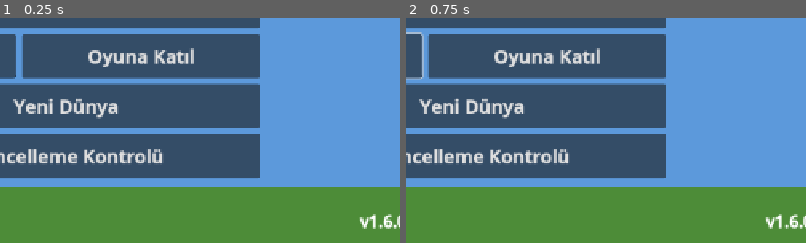
Above: before the commit, frames 1-2 (left to right).
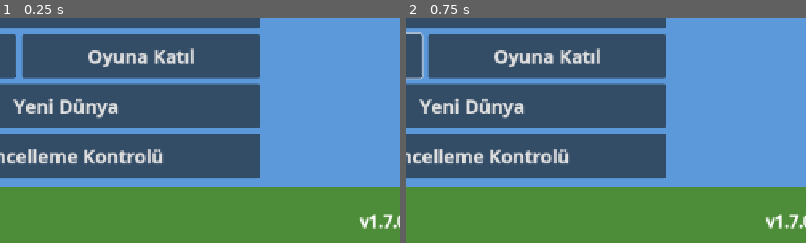
Above: after the commit, the same moments.

Repository: ozguryilmazz/CraftMine
Game: Godot game, scene res://scenes/main_menu.tscn
Two runs of this game, one before a commit and one after it. Both use one fixed random seed, a clock stepped at 60 frames per second and the inputs below.
Inputs (mouse positions are % of the whole screen's width and height, from its top left):
- Up to frame 1 (0.25 s): no input
- Up to frame 2 (0.75 s): click (35, 58) at 0.52 s; type "12" at 0.6 s
The pictures show only the part of the screen within x 42-92%, y 50-100%; the shares and areas given below are measured in that part.

The runs differ from the first frame. In frame 1, 0.1% of the frame differs, in the area x 95-98%, y 87-94%; in frame 2, 0.1%.

Commit message:
Pasif moblar: domuz, inek, koyun; sınıf bazlı doğma sınırı, oyuncuyla çarpışma (v1.7.0)
Co-Authored-By: Claude Fable 5.2 <noreply@anthropic.com>

Diff:
--- a/project.godot
+++ b/project.godot
@@ -7,7 +7,7 @@
 [application]
 
 config/name="CraftMine"
-config/version="1.6.0"
+config/version="1.7.0"
 run/main_scene="res://scenes/main_menu.tscn"
 config/features=PackedStringArray("4.5", "GL Compatibility")
 boot_splash/bg_color=Color(0.12, 0.16, 0.22, 1)
--- a/scripts/game.gd
+++ b/scripts/game.gd
@@ -15,7 +15,8 @@
 const FALL_DAMAGE := 2.0         # güvenli yüksekliğin üzerindeki her blok için can kaybı
 const ATTACK_REACH := 4.5        # mobla dövüş mesafesi (blok)
 const ATTACK_COOLDOWN := 0.45    # iki vuruş arası bekleme (sn)
-const MAX_MOBS := 10
+const MAX_PASSIVE := 12          # pasif moblar: sık ve dağınık doğar
+const PASSIVE_TYPES := ["chicken", "pig", "cow", "sheep"]
 const MOB_DESPAWN := 72.0        # oyuncudan bu kadar uzaklaşan mob silinir
 
 var world: World
@@ -406,6 +407,7 @@
 func spawn_mob(type: String, pos: Vector3) -> Mob:
 	var m := Mob.new()
 	add_child(m)
+	m.player = player
 	m.setup(world, type, pos)
 	mobs.append(m)
 	return m
@@ -426,8 +428,17 @@
 	_spawn_timer += delta
 	if _spawn_timer >= 1.5:
 		_spawn_timer = 0.0
-		if mobs.size() < MAX_MOBS:
+		if count_mobs("passive") < MAX_PASSIVE:
 			_try_spawn()
+
+
+## Belirli sınıftaki (passive / semi / active / boss) canlı mob sayısı.
+func count_mobs(kind: String) -> int:
+	var n := 0
+	for m in mobs:
+		if is_instance_valid(m) and not m.dead and m.def["k"] == kind:
+			n += 1
+	return n
 
 
 ## Oyuncunun çevresinde, çim ya da kum üzerinde rastgele bir noktada pasif mob doğurur.
@@ -440,7 +451,7 @@
 		return
 	var y := _surface_y(x, z)
 	if y > 0:
-		spawn_mob("chicken", Vector3(x + 0.5, y, z + 0.5))
+		spawn_mob(PASSIVE_TYPES[randi() % PASSIVE_TYPES.size()], Vector3(x + 0.5, y, z + 0.5))
 
 
 ## (x, z) sütununda üzerinde durulabilecek çim / kum yüzeyinin y değeri; uygun değilse -1.
--- a/scripts/mobs/mob.gd
+++ b/scripts/mobs/mob.gd
@@ -19,6 +19,7 @@
 var half_w := 0.25
 var height := 0.75
 var ai_enabled := true
+var player: Node3D           # oyuncu (içinden geçmemek için)
 
 var _model: Node3D
 var _mats: Array = []          # [malzeme, asıl renk]
@@ -84,9 +85,47 @@
 	_legs.append(n)
 
 
+## Dört ayaklı gövde: bacaklar, gövde ve baş. Baş kutusunun merkezini döndürür.
+func _quadruped(body: Vector3, leg_h: float, leg_w: float, body_col: Color, leg_col: Color, head: Vector3, head_col: Color, head_up := 0.0) -> Vector3:
+	var lx := body.x * 0.5 - leg_w * 0.5
+	var lz := body.z * 0.5 - leg_w * 0.5
+	# sıra: sol ön, sağ ön, sağ arka, sol arka (çapraz bacaklar birlikte sallanır)
+	for p: Vector2 in [Vector2(-lx, -lz), Vector2(lx, -lz), Vector2(lx, lz), Vector2(-lx, lz)]:
+		_leg(Vector3(p.x, leg_h, p.y), Vector3(leg_w, leg_h, leg_w), leg_col)
+	_box(_model, Vector3(0, leg_h + body.y * 0.5, 0), body, body_col)
+	var hc := Vector3(0, leg_h + body.y * 0.5 + head_up, -body.z * 0.5 - head.z * 0.5 + 0.06)
+	_box(_model, hc, head, head_col)
+	var eye := Color(0.05, 0.05, 0.05)
+	_box(_model, hc + Vector3(-head.x * 0.5 - 0.005, head.y * 0.15, -head.z * 0.2), Vector3(0.02, 0.07, 0.07), eye)
+	_box(_model, hc + Vector3(head.x * 0.5 + 0.005, head.y * 0.15, -head.z * 0.2), Vector3(0.02, 0.07, 0.07), eye)
+	return hc
+
+
 ## Modelin önü -Z yönüdür.
 func _build_model() -> void:
 	match type:
+		"pig":
+			var pink := Color(0.93, 0.62, 0.62)
+			var hc := _quadruped(Vector3(0.56, 0.46, 0.86), 0.3, 0.18, pink, pink.darkened(0.12), Vector3(0.44, 0.42, 0.4), pink, 0.06)
+			_box(_model, hc + Vector3(0, -0.07, -0.23), Vector3(0.22, 0.15, 0.08), pink.darkened(0.2))
+			_box(_model, hc + Vector3(-0.05, -0.07, -0.275), Vector3(0.04, 0.05, 0.01), Color(0.35, 0.15, 0.15))
+			_box(_model, hc + Vector3(0.05, -0.07, -0.275), Vector3(0.04, 0.05, 0.01), Color(0.35, 0.15, 0.15))
+		"cow":
+			var brown := Color(0.36, 0.24, 0.16)
+			var cream := Color(0.92, 0.9, 0.84)
+			var hc := _quadruped(Vector3(0.66, 0.6, 1.08), 0.6, 0.2, brown, brown.darkened(0.15), Vector3(0.44, 0.44, 0.38), brown, 0.2)
+			_box(_model, Vector3(0.15, 1.21, 0.2), Vector3(0.36, 0.02, 0.4), cream)
+			_box(_model, Vector3(-0.335, 0.95, -0.15), Vector3(0.02, 0.3, 0.36), cream)
+			_box(_model, Vector3(0.335, 0.85, 0.25), Vector3(0.02, 0.3, 0.3), cream)
+			_box(_model, hc + Vector3(0, -0.11, -0.2), Vector3(0.3, 0.2, 0.06), cream)
+			_box(_model, hc + Vector3(-0.25, 0.2, 0.05), Vector3(0.07, 0.16, 0.07), Color(0.85, 0.82, 0.75))
+			_box(_model, hc + Vector3(0.25, 0.2, 0.05), Vector3(0.07, 0.16, 0.07), Color(0.85, 0.82, 0.75))
+			_box(_model, Vector3(0, 0.62, 0.3), Vector3(0.26, 0.1, 0.26), Color(0.93, 0.68, 0.68))
+		"sheep":
+			var wool := Color(0.93, 0.93, 0.9)
+			var face := Color(0.82, 0.7, 0.58)
+			var hc := _quadruped(Vector3(0.62, 0.58, 0.92), 0.46, 0.17, wool, face.darkened(0.1), Vector3(0.36, 0.36, 0.36), face, 0.2)
+			_box(_model, hc + Vector3(0, 0.12, 0.08), Vector3(0.42, 0.3, 0.3), wool)
 		_:   # tavuk
 			var white := Color(0.95, 0.95, 0.92)
 			var yellow := Color(0.95, 0.75, 0.15)
@@ -177,6 +216,7 @@
 		vel.y = 0.0
 	if blocked and wish.length() > 0.1 and (on_ground or in_water):
 		vel.y = JUMP_VEL if not in_water else 3.0   # önündeki tek bloğun üstüne zıpla
+	_avoid_player()
 	if position.y < -10.0:
 		dead = true
 		queue_free()
@@ -194,6 +234,19 @@
 		var f := clampf(_flash / 0.25, 0.0, 1.0)
 		for m: Array in _mats:
 			m[0].albedo_color = (m[1] as Color).lerp(Color(1.0, 0.15, 0.1), f * 0.75)
+
+
+## Oyuncuyla iç içe geçmemek için mobu kenara iter.
+func _avoid_player() -> void:
+	if player == null:
+		return
+	var d := Vector3(position.x - player.position.x, 0, position.z - player.position.z)
+	var min_d := half_w + 0.38
+	if d.length() >= min_d or absf(position.y - player.position.y) > 1.8:
+		return
+	var push := (d.normalized() if d.length() > 0.01 else Vector3(1, 0, 0)) * (min_d - d.length())
+	_move(0, push.x)
+	_move(2, push.z)
 
 
 ## Yapay zeka: istenen yatay hızı döndürür.
--- a/tests/shot.gd
+++ b/tests/shot.gd
@@ -201,6 +201,29 @@
 	await get_tree().create_timer(2.0).timeout
 	print("mobs alive=", game.mobs.size(), " hen2 moved to ", hen2.position if is_instance_valid(hen2) else "freed")
 	await _shot("12_mobs")
+	# Pasif mobların modelleri: yan yana diz ve yandan bak
+	var right := Vector3(cos(player.yaw), 0, -sin(player.yaw))
+	var line: Array[Mob] = []
+	var kinds := ["chicken", "pig", "sheep", "cow"]
+	for i in kinds.size():
+		var mm: Mob = game.spawn_mob(kinds[i], player.position + fwd * 3.6 + right * (i - 1.5) * 1.5 + Vector3(0, 0.3, 0))
+		mm.ai_enabled = false
+		mm.yaw = player.yaw + 2.2
+		line.append(mm)
+	await get_tree().create_timer(1.0).timeout
+	await _shot("13_passive_models")
+	game.inv.set_slot(0, Items.SWORD_WOOD, 1)
+	var pig := line[1]
+	game._attack_cd = 0.0
+	game.attack_mob(pig)
+	game._attack_cd = 0.0
+	game.attack_mob(pig)
+	pig.ai_enabled = true
+	var d0 := pig.position.distance_to(player.position)
+	await get_tree().create_timer(2.0).timeout
+	print("pig hp=", pig.hp, " state=", pig._state, " fled from ", d0, " to ", pig.position.distance_to(player.position), " passive count=", game.count_mobs("passive"))
+	for mm in line:
+		mm.ai_enabled = true
 
 	# Karakter ekranı: XP kazan, level atla, puan dağıt
 	game.add_xp(250)
--- a/version.json
+++ b/version.json
@@ -1,4 +1,4 @@
 {
-  "version": "1.6.0",
-  "version_code": 9
+  "version": "1.7.0",
+  "version_code": 10
 }
Not shown, changed: export_presets.cfg
